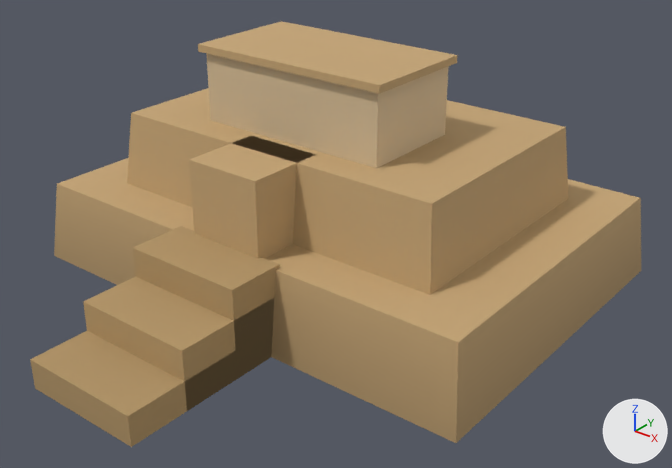
Two versions of the glTF model src/assets/architecture/moche/moche_platform_lod1.glb, one commit apart.
Both versions are drawn from a camera (50 mm lens) standing at (14.96, -19.04, 12.67) and looking at (1.27, -1.93, 2.06). Lighting does not change. The marker at lower right points along +X, +Y and +Z. The first picture is the older version. Where no turn or scale is listed for an object, it has been applied to the vertices. Vertices at exactly the same position are counted once.

The first picture shows 'GEO-Arch_moche_platform_LOD1'.
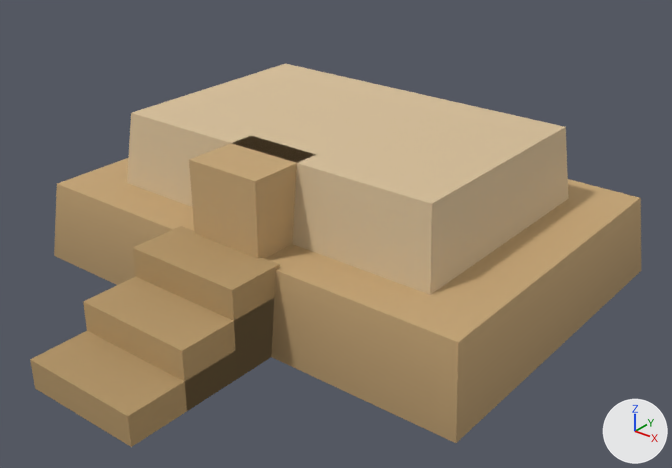
Where the newer file only moved an object's origin or applied its transform, the numbers keep the older frame.

Changed parts and their boxes (x1, y1, x2, y2) in the pictures (672 x 468 px):
'GEO-Arch_moche_platform_LOD1', reshaped (10% shorter): before (30, 21, 641, 447); after (30, 64, 641, 447)
part 1 of me_geo_arch_moche_platform_lod1, deleted (brown): before (198, 21, 457, 94)
part 2 of me_geo_arch_moche_platform_lod1, deleted (beige): before (206, 54, 449, 168)
part 3 of me_geo_arch_moche_platform_lod1, recoloured: before (127, 88, 568, 295); after (127, 64, 568, 295)

The change, as a list of edits to the scene's bpy script:
```text
Change me_geo_arch_moche_platform_lod1:
    used by ob_geo_arch_moche_platform_lod1; location = (0.0, -2.2, 3.25)
    remove me_geo_arch_moche_platform_lod1.from_pydata(...)  # 68 vertices, 90 faces; spans x -7.0..7.0, y -7.2..7.2, z -3.25..3.25
    add me_geo_arch_moche_platform_lod1.from_pydata(...)  # 44 vertices, 60 faces; spans x -7.0..7.0, y -7.2..7.2, z -3.25..1.15
    me_geo_arch_moche_platform_lod1 part 1: the loose piece of 8 vertices spanning x -2.95..2.95, y -0.25..3.05, z 3.05..3.25 is deleted
    me_geo_arch_moche_platform_lod1 part 2: the loose piece of 8 vertices spanning x -2.8..2.8, y -0.1..2.9, z 1.15..3.05 is deleted
    me_geo_arch_moche_platform_lod1 part 3: 10 faces spanning x -5.2..5.2, y -1.25..5.65, z -0.95..1.15 switch from mat_mat_arch_mocheadobe to mat_mat_arch_mocheplaster
    other edits to the shape of me_geo_arch_moche_platform_lod1 do not show in these pictures
```
